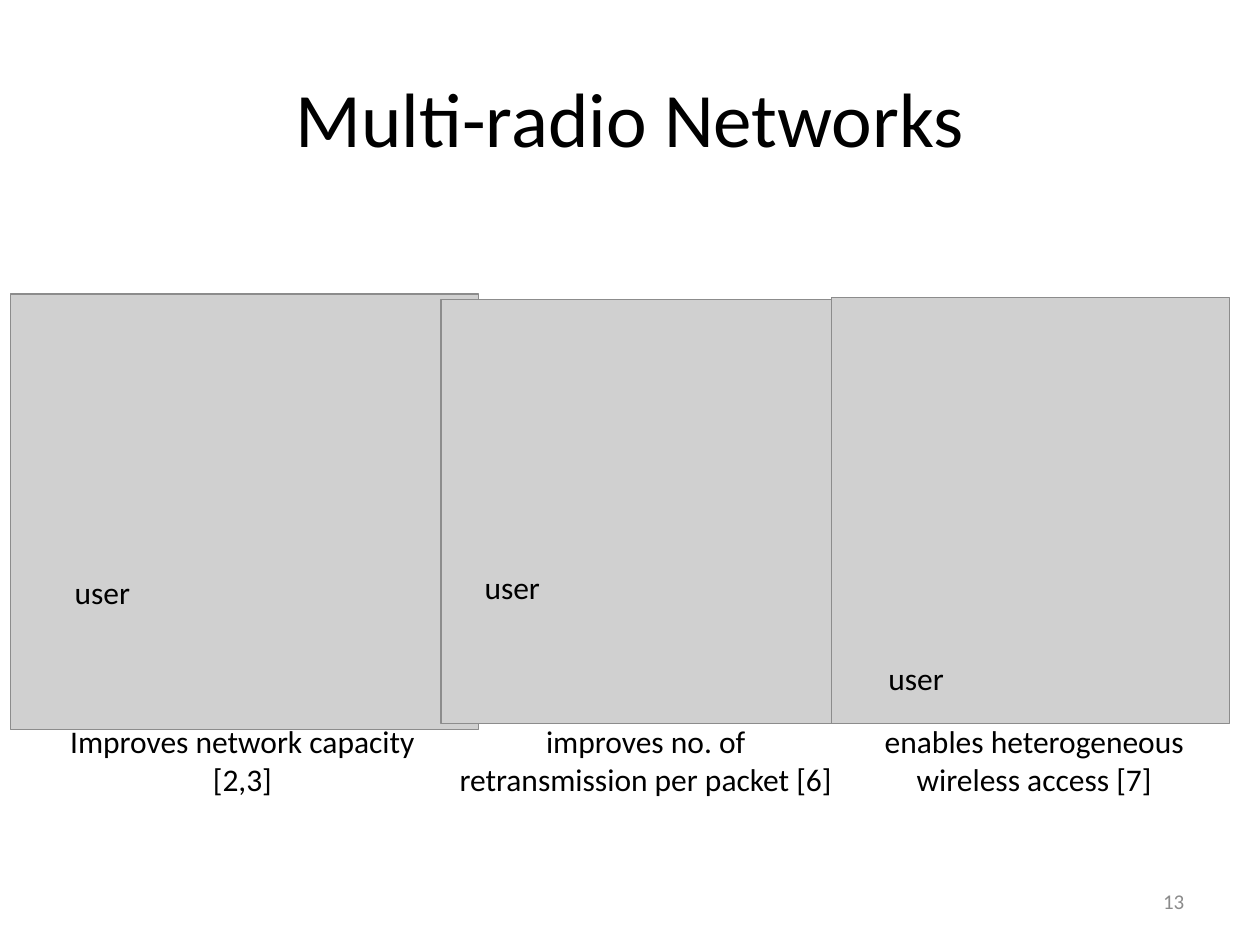
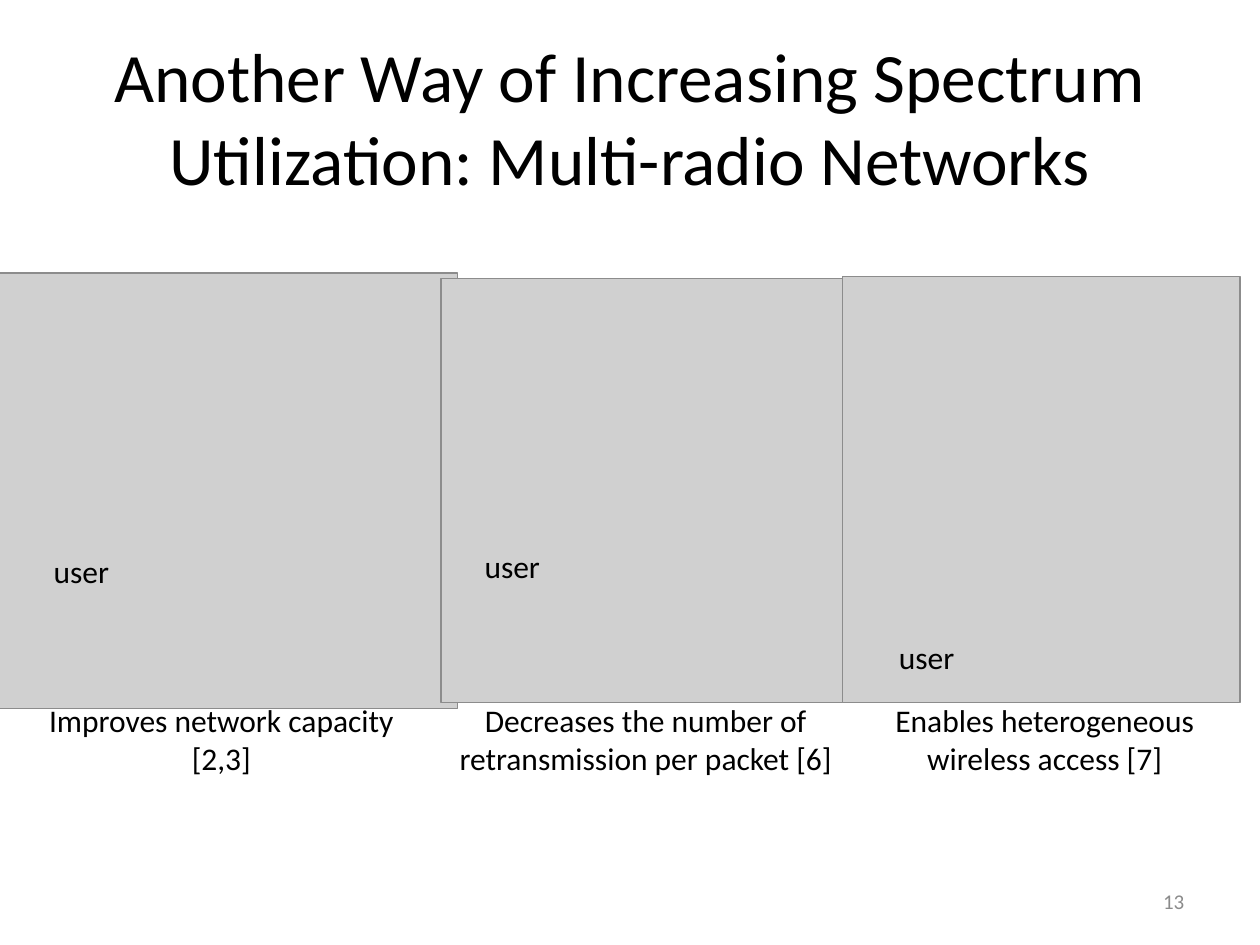
Before and after one commit to takhandipu/MSThesisPresentation, a slide deck: slide 13 of draft.pptx. Drawn at 1260x945 pixels with LibreOffice and Linux fonts; fonts in the diff are those of the drawing; grey boxes stand for pictures. Boxes give left, top, right and bottom in pixels: in the first picture for what was removed or moved away, otherwise in the second. Text is boxed around its words. In the diff, an @@ line names an element or a change of style, - is before the commit and + after.

```diff
--- a/draft.pptx
+++ b/draft.pptx
@@ title at box(114, 54, 1145, 186): text changed; size 44 to 39.6 pt @@
-Multi-radio Networks
+Another Way of Increasing Spectrum Utilization: Multi-radio Networks
@@ picture: place and size @@
-picture at box(441, 300, 858, 724)
+picture at box(441, 278, 858, 703)
@@ picture: place and size @@
-picture at box(832, 297, 1230, 723)
+picture at box(842, 277, 1240, 703)
@@ text "user": place and size @@
-text "user" at box(485, 583, 540, 600)
+text "user" at box(485, 562, 540, 579)
@@ text "user": place and size @@
-text "user" at box(888, 674, 943, 691)
+text "user" at box(899, 653, 954, 670)
@@ 2 texts, 1 picture: place and size @@
-2 texts, 1 picture at box(10, 294, 478, 796)
+2 texts, 1 picture at box(0, 273, 457, 775)
@@ text at box(460, 710, 831, 775): text changed @@
-improves no. of retransmission per packet [6]
+Decreases the number of retransmission per packet [6]
@@ text at box(895, 710, 1194, 775): text changed @@
-enables heterogeneous wireless access [7]
+Enables heterogeneous wireless access [7]
```
Also in this commit, not shown: 23 other slides changed, 1 slide added, 1 slide removed, 1 other file.
